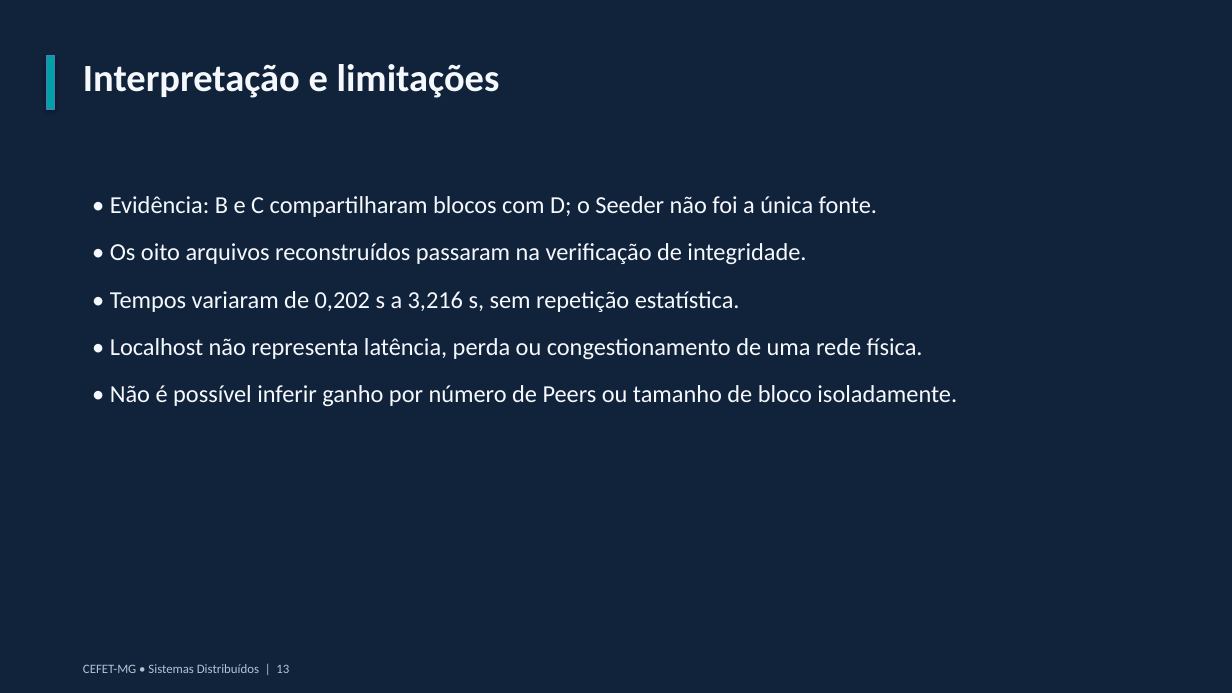
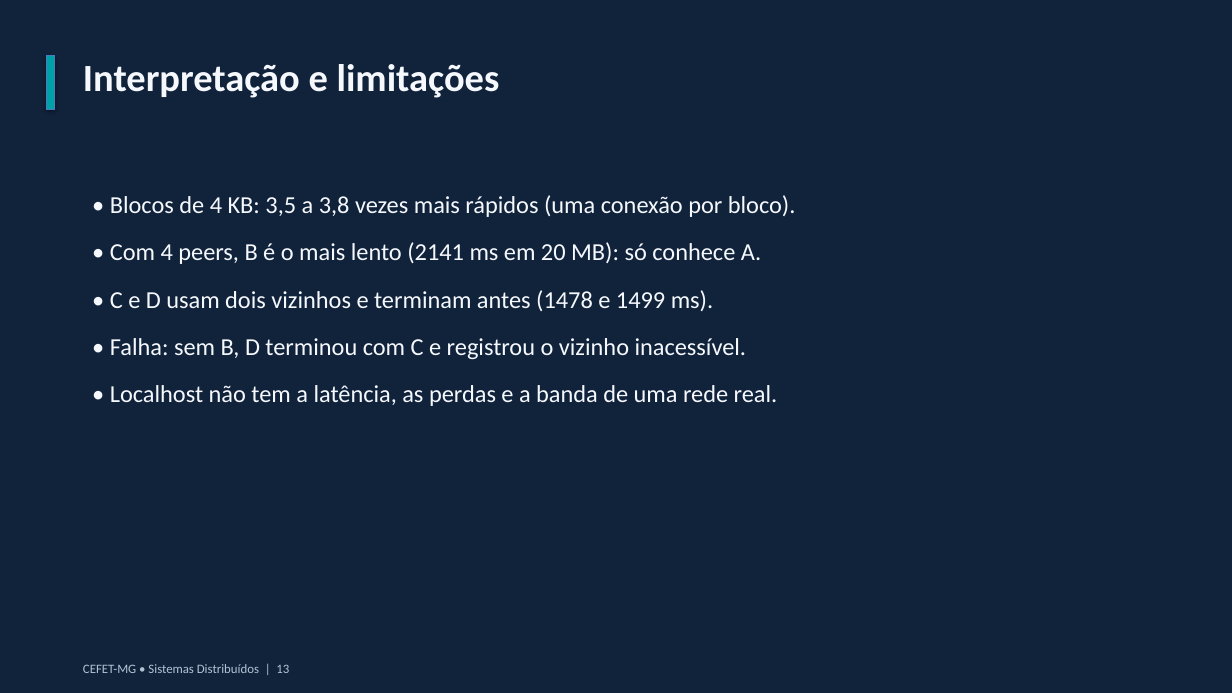
Before and after one commit to allinesferreira/CEFET-SD_TP2, a slide deck: slide 13 of docs/apresentacao.pptx. Drawn at 1232x693 pixels with LibreOffice and Linux fonts; fonts in the diff are those of the drawing. Boxes give left, top, right and bottom in pixels: in the first picture for what was removed or moved away, otherwise in the second. Text is boxed around its words. In the diff, an @@ line names an element or a change of style, - is before the commit and + after.

```diff
--- a/docs/apresentacao.pptx
+++ b/docs/apresentacao.pptx
@@ text at [110,195,796,406]: text changed @@
-• Evidência: B e C compartilharam blocos com D; o Seeder não foi a única fonte.
-• Os oito arquivos reconstruídos passaram na verificação de integridade.
-• Tempos variaram de 0,202 s a 3,216 s, sem repetição estatística.
-• Localhost não representa latência, perda ou congestionamento de uma rede física.
-• Não é possível inferir ganho por número de Peers ou tamanho de bloco isoladamente.
+• Blocos de 4 KB: 3,5 a 3,8 vezes mais rápidos (uma conexão por bloco).
+• Com 4 peers, B é o mais lento (2141 ms em 20 MB): só conhece A.
+• C e D usam dois vizinhos e terminam antes (1478 e 1499 ms).
+• Falha: sem B, D terminou com C e registrou o vizinho inacessível.
+• Localhost não tem a latência, as perdas e a banda de uma rede real.
```
Also in this commit, not shown: 9 other slides changed.
